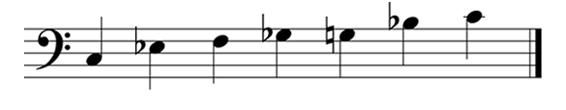
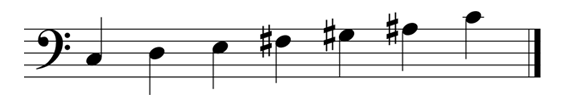
Revision of a layered (566, 110) image; what changed, layer by layer:
added layer "Layer 1" above "blues" over [24, 11, 541, 95]
hid "blues" over [24, 2, 542, 90]
